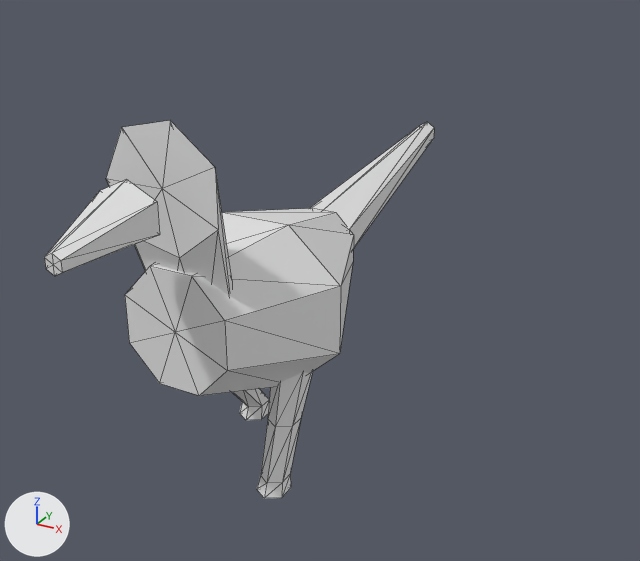
Renders of the OBJ model data/animals/arara/walk/7.obj from each side of a commit.
Rendered twice from a camera (50 mm lens) standing at (0.598, -0.909, 0.753) and looking at (0.025, 0.133, 0.232). Lighting does not change. The marker at lower left points along +X, +Y and +Z. The picture after the commit comes second. Mesh edges are drawn as thin lines. Where no turn or scale is listed for an object, it has been applied to the vertices.

The scene before the commit, as lines of its bpy script (objects in view):
```python
me_arara_walk_7 = bpy.data.meshes.new('arara_walk_7')
me_arara_walk_7.from_pydata(...)  # 122 vertices, 220 faces; spans x -0.127..0.127, y -0.343..0.662, z 0.0..0.533
ob_arara_walk_7 = bpy.data.objects.new('arara_walk_7', me_arara_walk_7)
ob_arara_walk_7.location = (0.0, 0.0, 0.0)
```
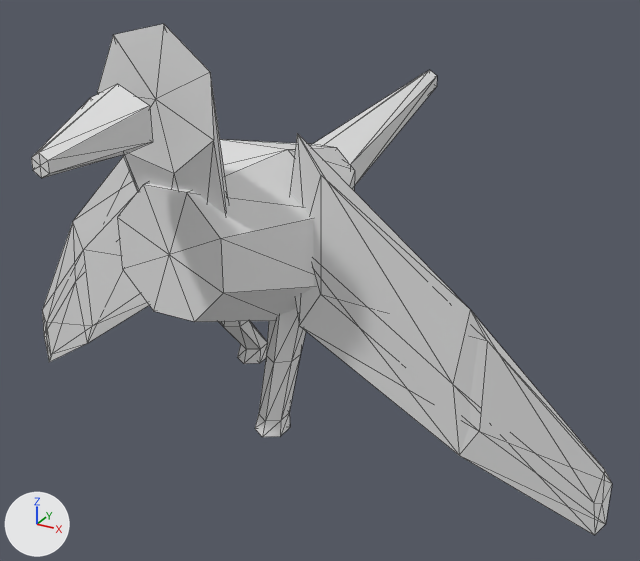
Edits to the bpy script that builds the scene:
```text
Change me_arara_walk_7:
    used by ob_arara_walk_7; location = (0.0, 0.0, 0.0)
    remove me_arara_walk_7.from_pydata(...)  # 122 vertices, 220 faces; spans x -0.127..0.127, y -0.343..0.662, z 0.0..0.533
    add me_arara_walk_7.from_pydata(...)  # 156 vertices, 280 faces; spans x -0.48..0.478, y -0.343..0.662, z 0.0..0.631
    me_arara_walk_7 part 1: the loose piece of 26 vertices spanning x -0.127..0.127, y -0.175..0.19, z 0.132..0.365 is moved by (0.0, 0.0, 0.098)
    me_arara_walk_7 part 2: the loose piece of 26 vertices spanning x -0.082..-0.033, y -0.032..0.101, z 0.015..0.171 is moved by (0.0, 0.0, 0.098)
    me_arara_walk_7 part 3: the loose piece of 26 vertices spanning x 0.033..0.082, y -0.083..0.032, z 0.0..0.171 is moved by (0.0, 0.0, 0.098)
    me_arara_walk_7 part 4: the loose piece of 16 vertices spanning x -0.082..0.07, y -0.177..-0.137, z 0.252..0.533 is moved by (0.0, 0.0, 0.098)
    me_arara_walk_7 part 5: the loose piece of 14 vertices spanning x -0.04..0.036, y -0.343..-0.233, z 0.409..0.481 is moved by (0.0, 0.0, 0.098)
    me_arara_walk_7 part 6: the loose piece of 14 vertices spanning x -0.048..0.047, y 0.182..0.662, z 0.239..0.349 is moved by (0.0, 0.0, 0.098)
    me_arara_walk_7 part 7: a new loose piece of 17 vertices spanning x -0.48..-0.082, y -0.05..0.06, z 0.0..0.5
    me_arara_walk_7 part 8: a new loose piece of 17 vertices spanning x 0.078..0.478, y -0.051..0.06, z 0.0..0.5
```

Pixel boxes [x1, y1, x2, y2] of what changed, in the pictures (640 x 561 px; the box of a moved part takes in the faces that stretch with it):
'arara_walk_7', reshaped (49% wider, 35% taller): before [44, 120, 434, 498]; after [31, 24, 612, 535]
part 1 of me_arara_walk_7, moved or reshaped: before [125, 208, 354, 396]; after [117, 139, 355, 322]
part 2 of me_arara_walk_7, moved or reshaped: before [232, 389, 269, 420]; after [219, 321, 267, 364]
part 3 of me_arara_walk_7, moved or reshaped: before [257, 371, 313, 498]; after [255, 308, 306, 437]
part 4 of me_arara_walk_7, moved or reshaped: before [106, 120, 232, 296]; after [97, 24, 229, 215]
part 5 of me_arara_walk_7, moved or reshaped: before [44, 179, 160, 276]; after [31, 84, 153, 178]
part 6 of me_arara_walk_7, moved or reshaped: before [310, 122, 434, 249]; after [313, 70, 437, 186]
part 7 of me_arara_walk_7, added: after [42, 156, 149, 362]
part 8 of me_arara_walk_7, added: after [290, 133, 612, 535]
